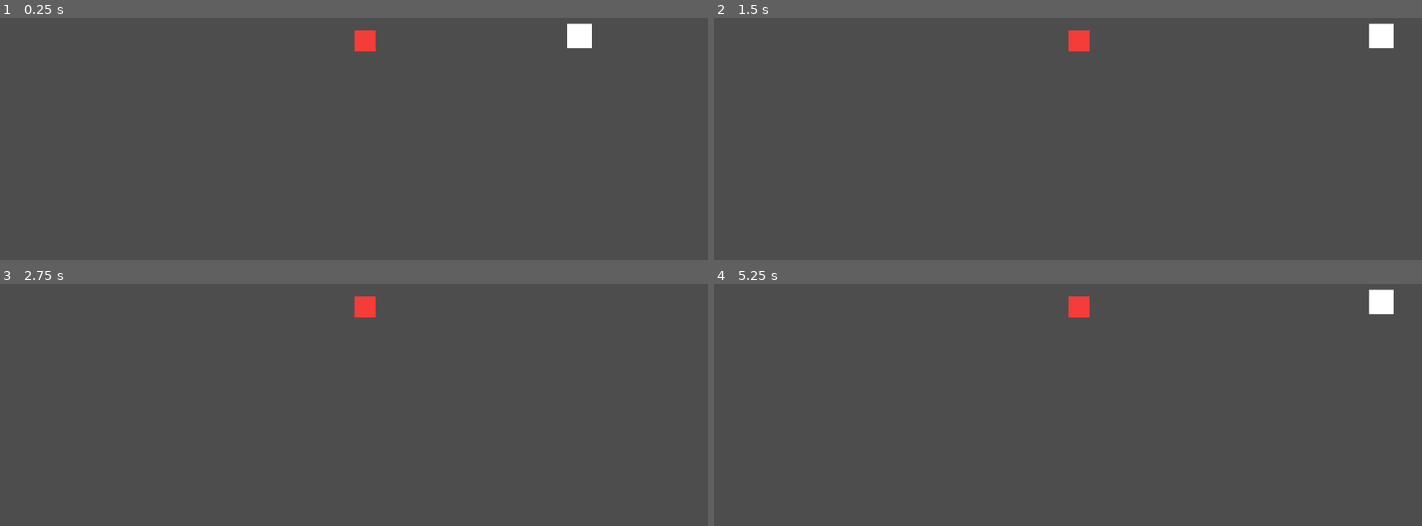
Above: before the commit, frames 1-4 (two rows, left to right).
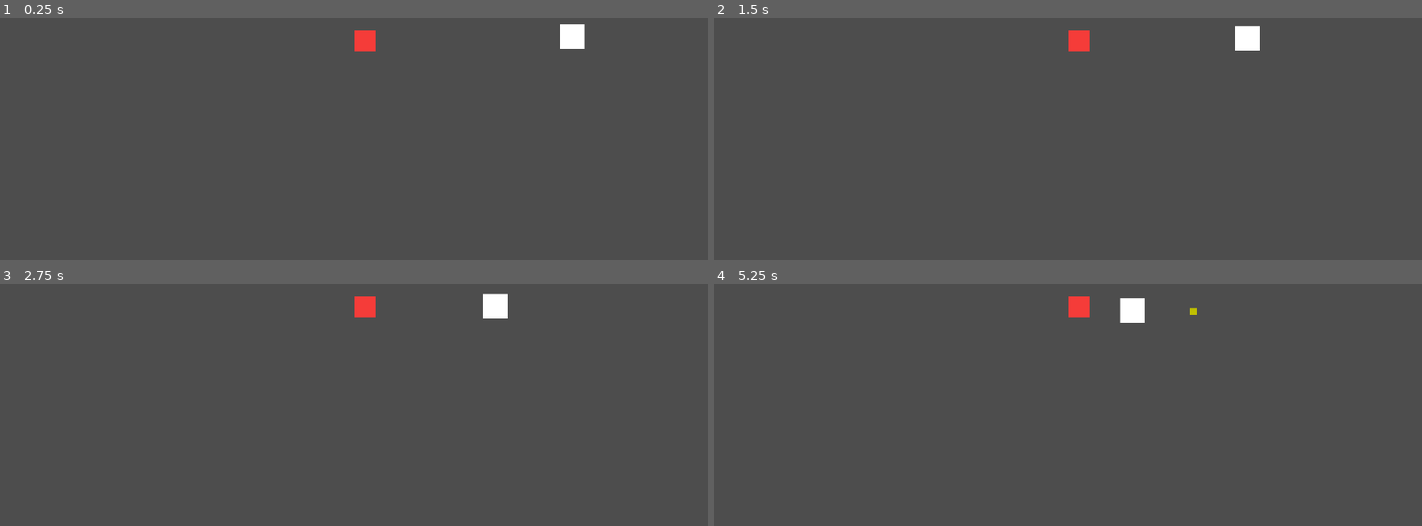
Above: after the commit, the same moments.

Repository: MauroCastro1705/mini_auto_battler
Game: Godot game, scene res://test/test-scene.tscn
Same seed, same stepped clock (60 frames per second), same inputs: the game is played once before the commit and once after it. The project has no main scene, so this scene is started directly.
Inputs (mouse positions are in pixels of both pictures, inside the frame that each line leads up to):
- Up to frame 1 (0.25 s): no input
- Up to frame 2 (1.5 s): tap Enter at 0.5 s; move the mouse to (1223, 42) at 0.52 s; hold Right (ui_right) 0.53-1.25 s; tap O at 0.6 s; click (1223, 42) at 0.67 s; tap Space (ui_select) at 0.77 s; drag from (926, 80) to (1082, 39) at 1.27 s
- Up to frame 3 (2.75 s): move the mouse to (outside the picture) at 2.02 s; hold Right (ui_right) from 2.03 s (still down); tap Shift at 2.1 s
- Up to frame 4 (5.25 s): release Right (ui_right) at 2.75 s; drag from (1032, 407) to (outside the picture) at 2.77 s; move the mouse to (1280, 388) at 3.52 s; hold Left (ui_left) 3.53-4.25 s; tap O at 3.6 s; tap Space (ui_select) at 3.77 s; drag from (outside the picture) to (1082, 305) at 4.27 s; move the mouse to (1103, 327) at 5.02 s; hold Down (ui_down) from 5.03 s (still down); tap Shift at 5.1 s; click (1103, 327) at 5.17 s

The runs differ from the first frame. In frame 1, 0.2% of the frame differs, in the area x 79-84%, y 2-13%; in frame 2, 0.7%; in frame 3, 0.4%; in frame 4, 0.8%, in the area x 57-96%, y 2-17%.

Commit message:
Update enemy movement to target focal point
Modified enemigo_1.gd to move the enemy towards a designated focal_point Marker2D instead of using player input. Added the focal_point node to the test scene for testing this new behavior.

Diff:
--- a/enemies/enemigo_1.gd
+++ b/enemies/enemigo_1.gd
@@ -1,16 +1,16 @@
 extends CharacterBody2D
 # Parámetros de movimiento
-@export var speed: float = 200.0
-@export var jump_velocity: float = -400.0
+@export var speed: float = 50.0
+@onready var focal_point: Marker2D = $"../focal_point"
 
 func _ready():
 	add_to_group("enemigos")
+	go_to_center()
 
 func _physics_process(_delta):
+	move_and_slide()
 
-	# Movimiento horizontal
-	var direction = Input.get_action_strength("ui_right") - Input.get_action_strength("ui_left")
-	velocity.x = direction * speed
-
-	# Mover al personaje
-	move_and_slide()
+func go_to_center():
+	var target = focal_point.global_position
+	var direction = (target - global_position).normalized()
+	velocity = direction * speed
--- a/test/test-scene.tscn
+++ b/test/test-scene.tscn
@@ -10,3 +10,6 @@
 
 [node name="Enemigo1" parent="." instance=ExtResource("2_ad8ri")]
 position = Vector2(942, 282)
+
+[node name="focal_point" type="Marker2D" parent="."]
+position = Vector2(600, 300)
